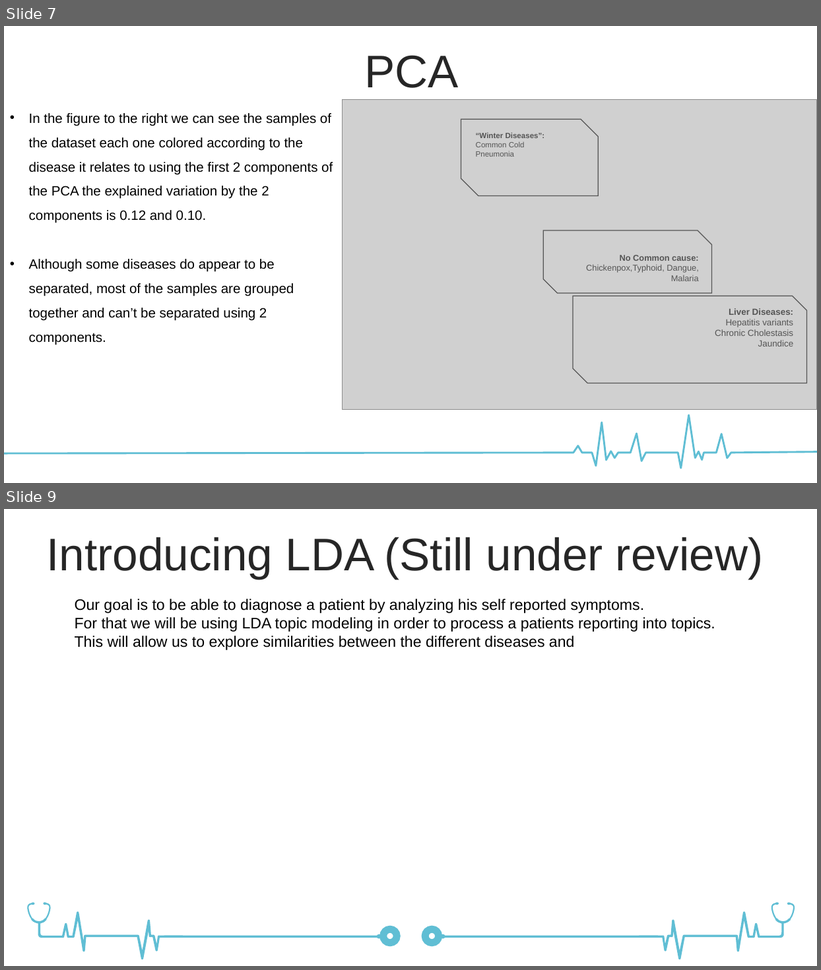
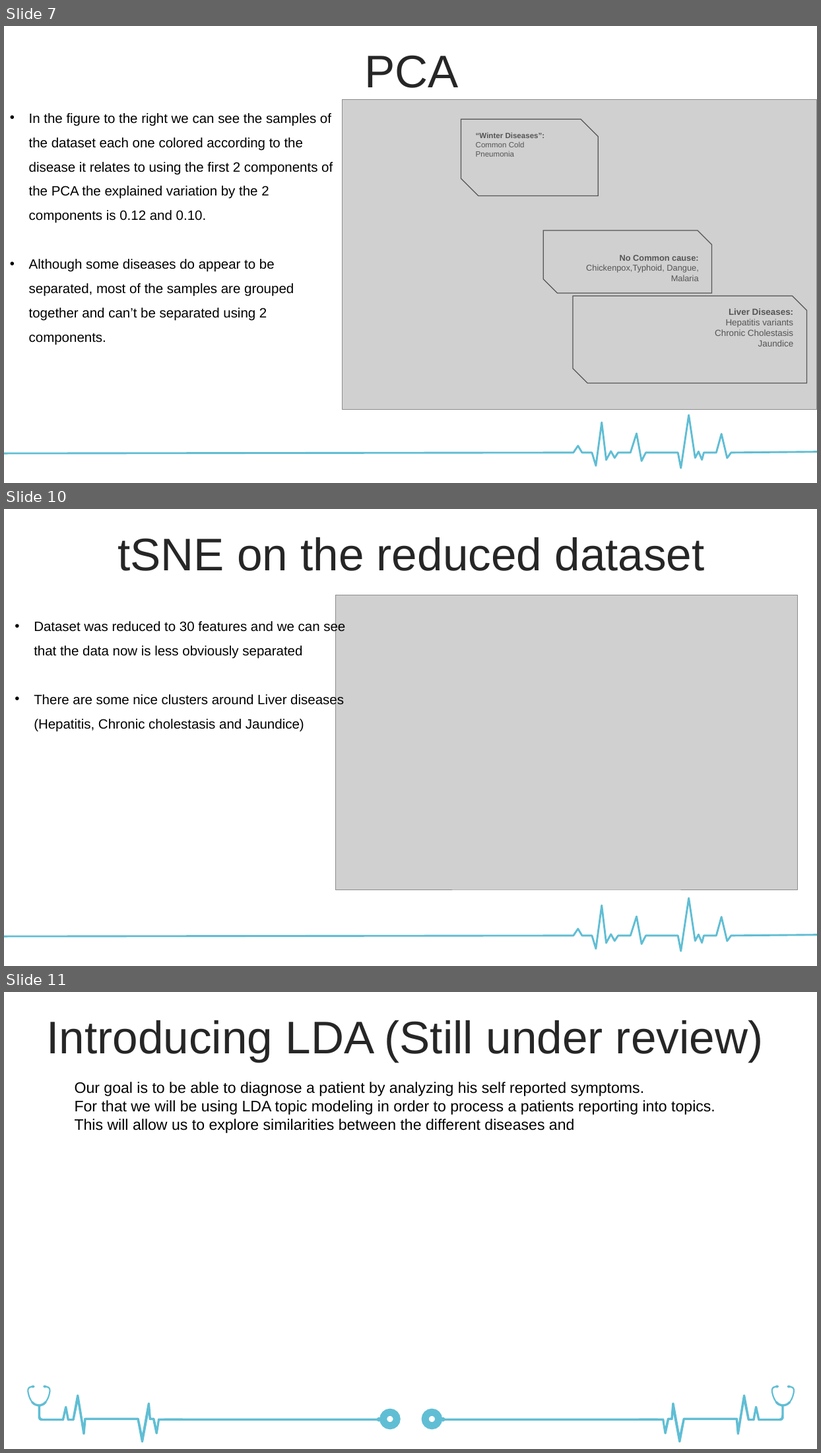
Before and after one commit to eliorsastiel1/disease-project, a slide deck: final.pptx. Shown one above the other, each under a label of ours: slides 7 and 9 before the commit, slides 7, 10 and 11 after it; the slides between them are not shown. The pictures are 821x970 and 821x1453 pixels, drawn with LibreOffice and Linux fonts; fonts in the diff are those of the drawing; grey boxes stand for pictures. Boxes give left, top, right and bottom in pixels: in the first picture for what was removed or moved away, otherwise in the second. Text is boxed around its words. In the diff, an @@ line names an element or a change of style, - is before the commit and + after.

```diff
--- a/final.pptx
+++ b/final.pptx
@@ slide 10 added at (4, 509, 817, 966), background #FFFFFF; not listed: 1 template element that a slide beside it also shows @@
@@ text added at (118, 537, 704, 571), 54 pt, text #262626 @@
+tSNE on the reduced dataset
@@ picture added at (336, 595, 797, 890) @@
@@ text added at (34, 621, 345, 732), 16 pt, text #000000 @@
+• Dataset was reduced to 30 features and we can see that the data now is less obviously separated
+• There are some nice clusters around Liver diseases (Hepatitis, Chronic cholestasis and Jaundice)
@@ what was slide 9 is now slide 11 @@
```
Also in this commit, not shown: 1 slide changed, 1 other slide added.
